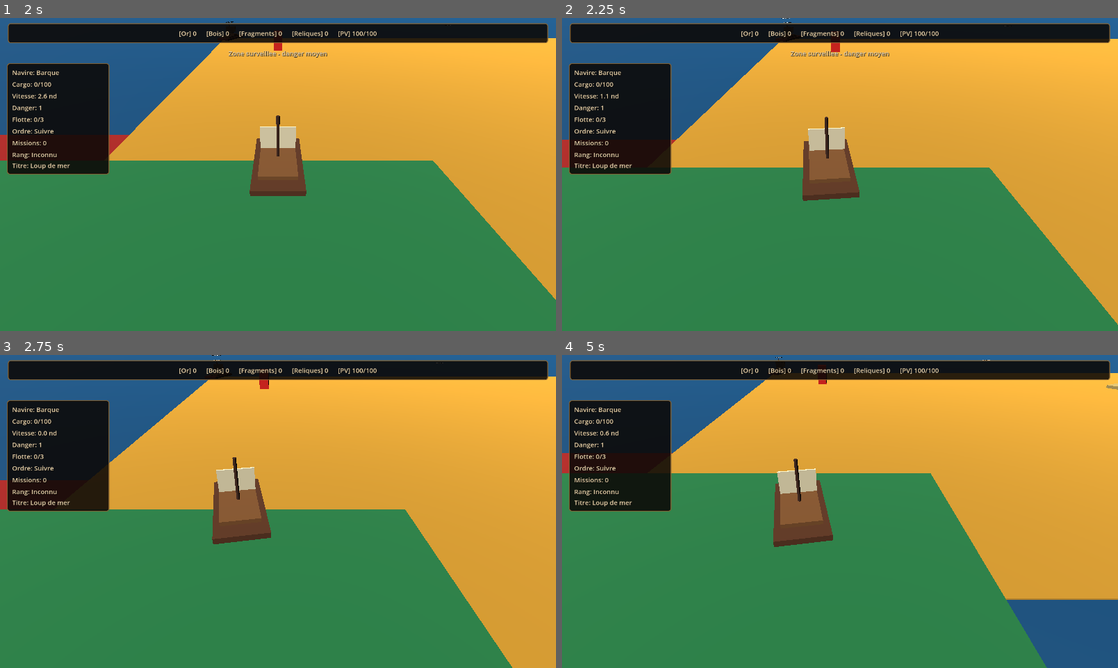
Above: before the commit, frames 1-4 (two rows, left to right).
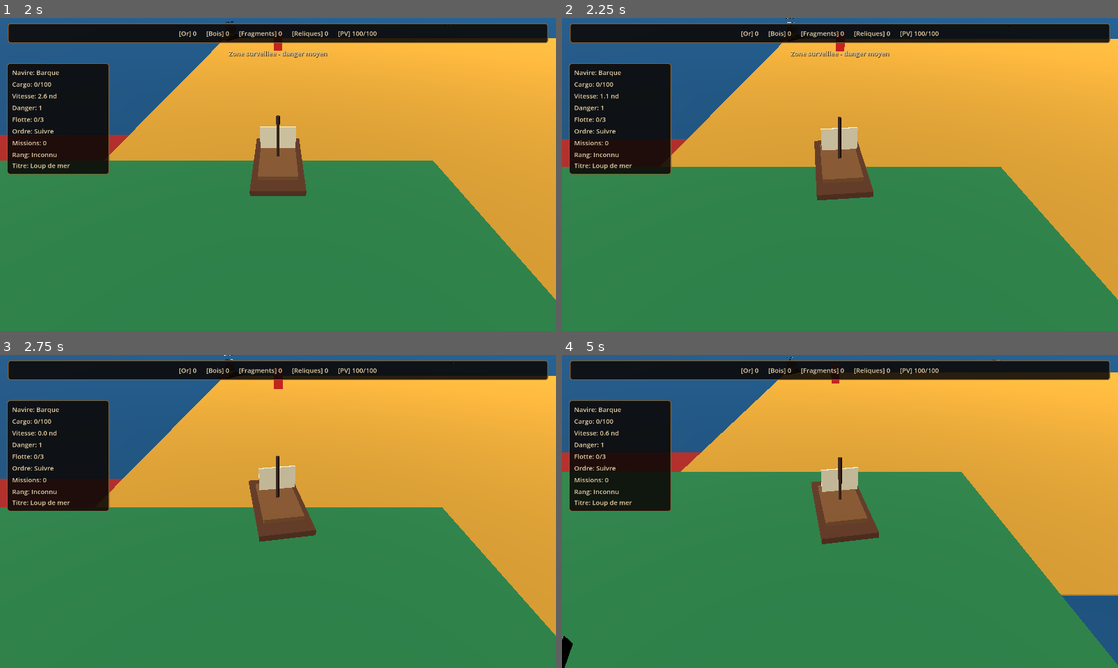
Above: after the commit, the same moments.

Repository: blou132/jeux-pirate
Game: Godot game, scene res://scenes/world/World.tscn
The game is run twice, just before and just after one commit, with the same random seed, the same clock (stepped at 60 frames per second) and the same inputs.
Inputs (mouse positions are in pixels of both pictures, inside the frame that each line leads up to):
- Up to frame 1 (2 s): tap Enter at 0.5 s; move the mouse to (250, 237) at 0.52 s; hold W 0.53-1.25 s; tap R at 0.6 s; click (250, 237) at 0.67 s; drag from (444, 221) to (250, 237) at 1.27 s
- Up to frame 2 (2.25 s): move the mouse to (673, 127) at 2.02 s; hold A from 2.03 s (still down); hold Q from 2.03 s (still down)
- Up to frame 3 (2.75 s): keep holding A; keep holding Q
- Up to frame 4 (5 s): release A at 2.75 s; release Q at 2.75 s; drag from (867, 511) to (673, 464) at 2.77 s; tap Space at 3.5 s; move the mouse to (756, 433) at 3.52 s; hold S 3.53-4.25 s; tap C at 3.6 s; drag from (962, 495) to (756, 433) at 4.27 s

Frame 1 is identical in both runs. In frame 2, 3.5% of the frame differs, in the area x 0-100%, y 0-98%; in frame 3, 10%; in frame 4, 11%, in the area x 0-100%, y 0-100%.

Commit message:
fix: keep camera look offset stable during rotation

Diff:
--- a/scripts/camera/PlayerCamera.gd
+++ b/scripts/camera/PlayerCamera.gd
@@ -108,7 +108,7 @@
 
 
 func _get_desired_position() -> Vector3:
-	var desired_position: Vector3 = _target.global_transform * ((_base_local_offset * _current_zoom_factor) + _current_look_offset)
+	var desired_position: Vector3 = _target.global_position + (_base_local_offset * _current_zoom_factor) + _current_look_offset
 	return _clamp_to_world_bounds(desired_position)
 
 
